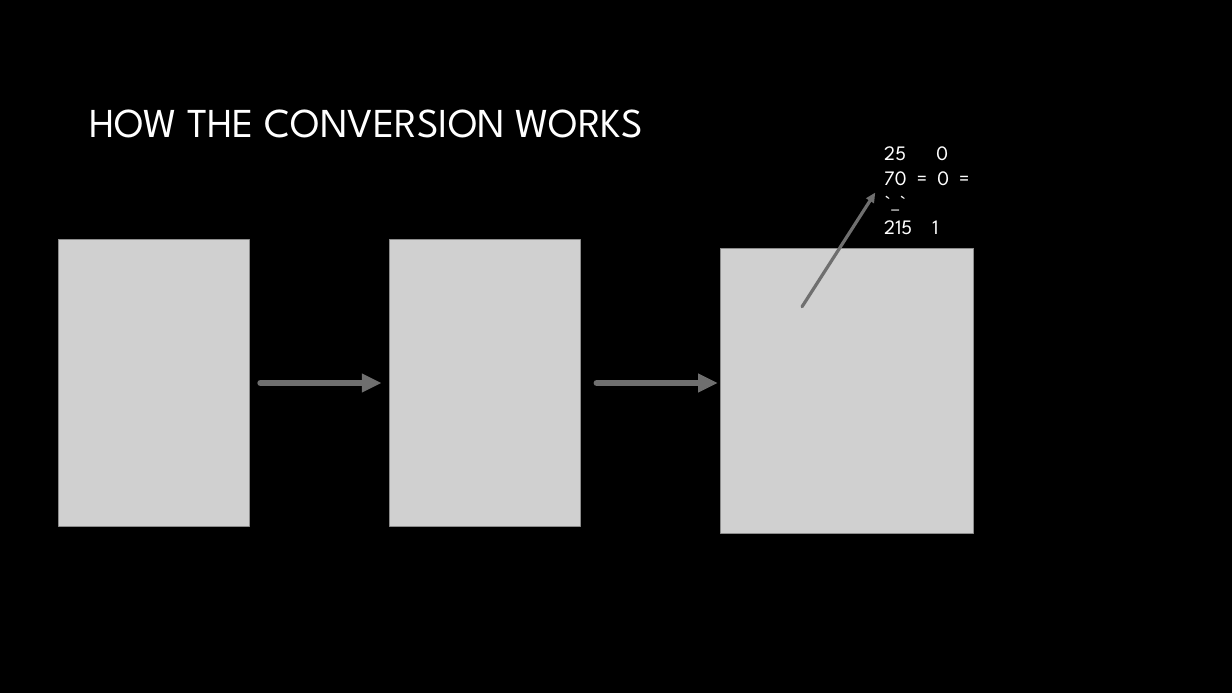
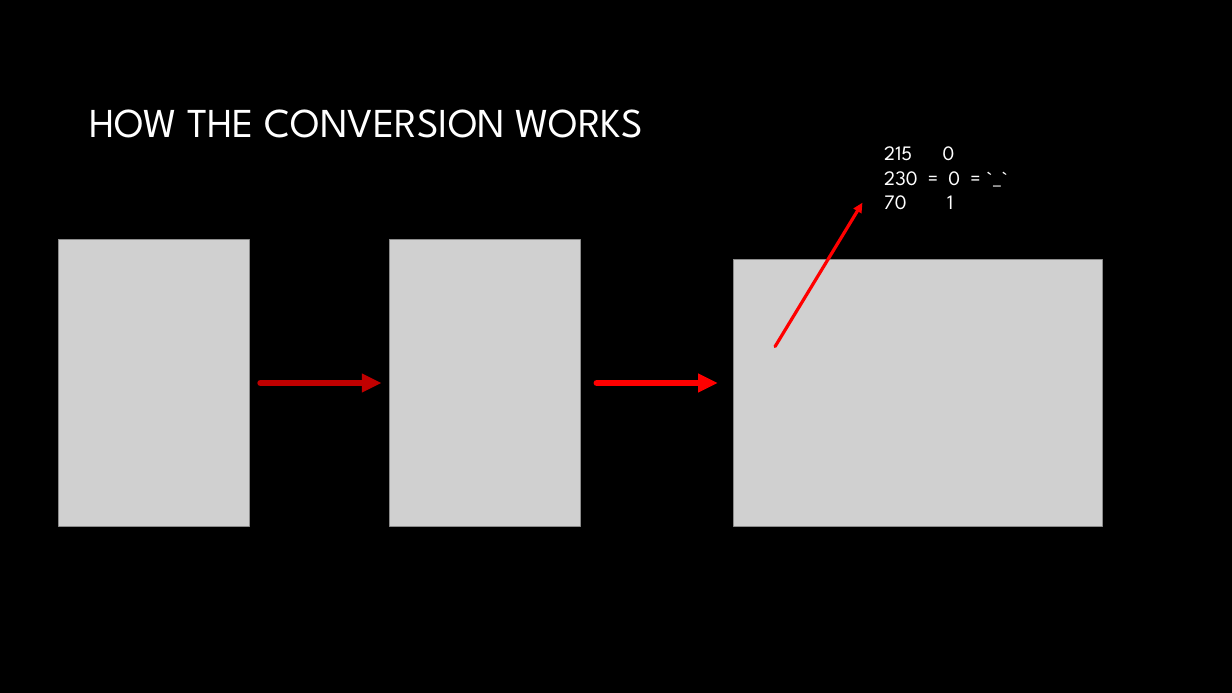
Before and after one commit to JohannesLadurner/CamerAscii, a slide deck: slide 5 of Presentation.pptx. Drawn at 1232x693 pixels with LibreOffice and Linux fonts; fonts in the diff are those of the drawing; grey boxes stand for pictures; background and template pictures are left out. Boxes give left, top, right and bottom in pixels: in the first picture for what was removed or moved away, otherwise in the second. Text is boxed around its words. In the diff, an @@ line names an element or a change of style, - is before the commit and + after.

Commit message:
updated presentation

```diff
--- a/Presentation.pptx
+++ b/Presentation.pptx
@@ text at [884,146,960,210]: text changed @@
-25 0
-70 = 0 = `_`
-215 1
+215 0
+230 = 0 = `_`
+70 1
@@ arrow moved from (802, 307) - (875, 193) to (775, 347) - (862, 202) @@
@@ arrow (775, 347) - (862, 202): stroke #6F6F6F 2.5 pt to #FF0000 2.5 pt @@
@@ picture: place and size @@
-picture at [720,249,973,533]
+picture at [734,260,1103,526]
@@ arrow (261, 384) - (381, 384): stroke #6F6F6F 5 pt to #C00000 5 pt @@
@@ arrow (597, 384) - (717, 384): stroke #6F6F6F 5 pt to #FF0000 5 pt @@
```
Also in this commit, not shown: 1 other slide changed.
